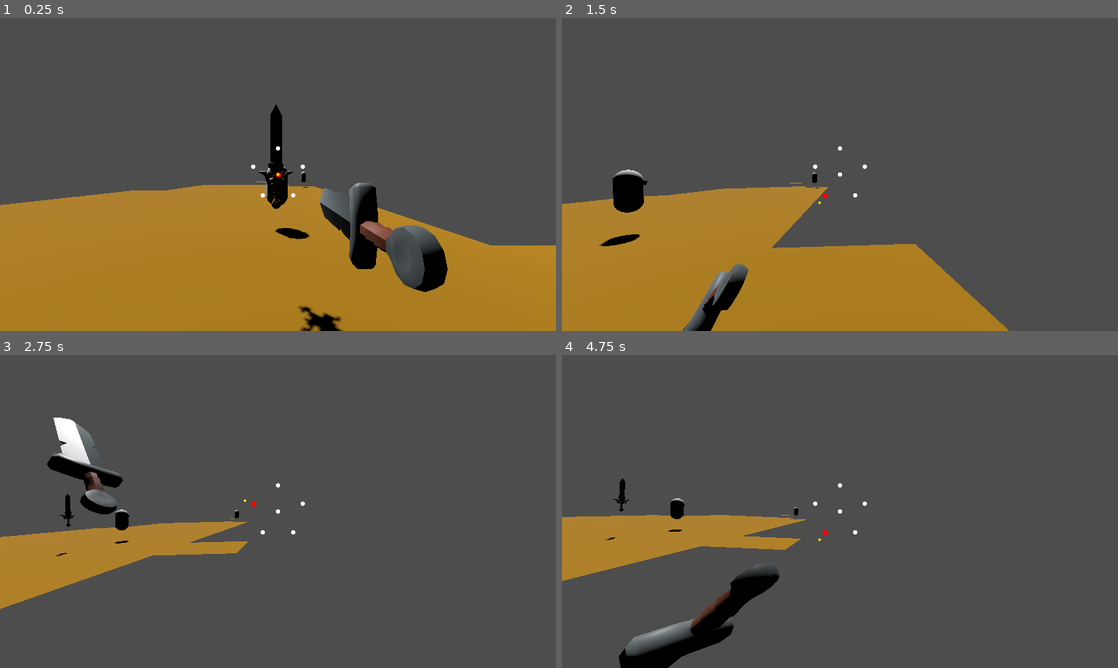
Above: before the commit, frames 1-4 (two rows, left to right).
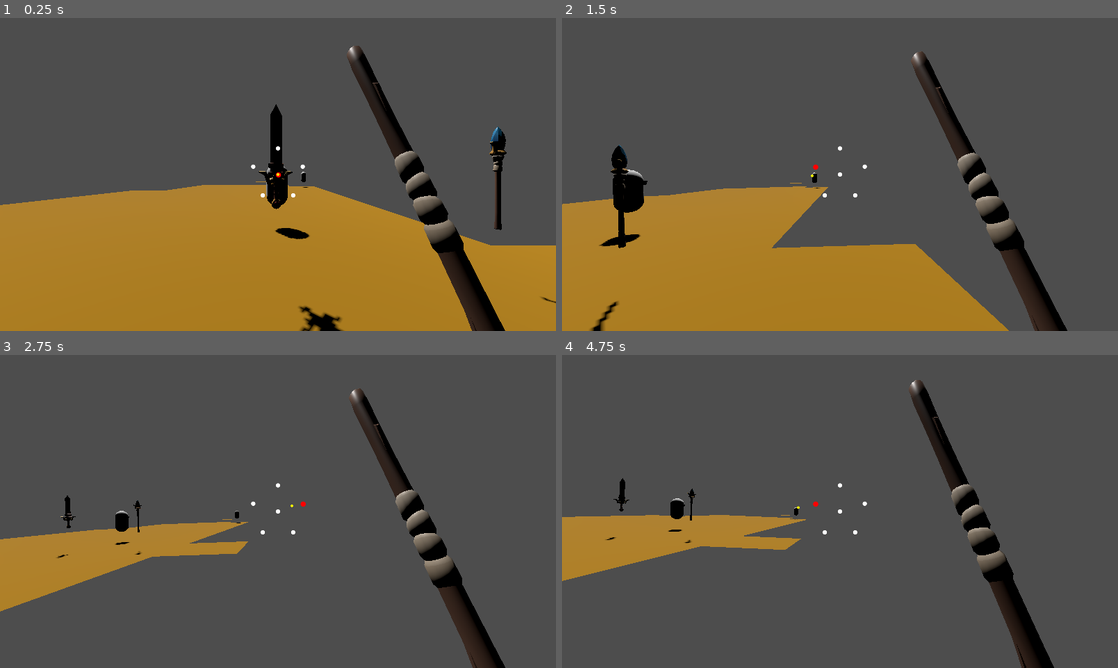
Above: after the commit, the same moments.

Repository: MendelDdS/pdc-godot
Game: Godot game, scene res://scenes/main.tscn
Same seed, same stepped clock (60 frames per second), same inputs: the game is played once before the commit and once after it.
Inputs (mouse positions are in pixels of both pictures, inside the frame that each line leads up to):
- Up to frame 1 (0.25 s): no input
- Up to frame 2 (1.5 s): move the mouse to (867, 174) at 0.52 s; hold D (Right strafe) 0.53-1.28 s; click (867, 174) at 0.6 s; move the mouse to (812, 174) at 1.27 s; hold Down (Back) from 1.28 s (still down); tap Up (Foward) at 1.35 s
- Up to frame 3 (2.75 s): click (250, 511) at 1.55 s; move the mouse to (289, 505) at 2.02 s; release Down (Back) at 2.03 s; hold D (Right strafe) from 2.03 s (still down); click (289, 505) at 2.1 s
- Up to frame 4 (4.75 s): move the mouse to (834, 517) at 2.77 s; right-click (834, 517) at 2.85 s; click (834, 517) at 3.05 s; move the mouse to (878, 514) at 3.52 s; release D (Right strafe) at 3.53 s; hold A (Left strafe) from 3.53 s (still down); click (878, 514) at 3.6 s; move the mouse to (795, 508) at 4.27 s; tap Up (Foward) at 4.35 s; click (795, 508) at 4.55 s

The runs differ from the first frame. In frame 1, 8.1% of the frame differs, in the area x 57-100%, y 8-100%; in frame 2, 5.3%; in frame 3, 6.0%; in frame 4, 6.6%.

Commit message:
feat(#0000): implement staff usage

Diff:
--- /dev/null
+++ b/scenes/actors/items/weapons/quality_staff.tscn
@@ -0,0 +1,13 @@
+[gd_scene format=3 uid="uid://gcfvcdxcjmu8"]
+
+[ext_resource type="PackedScene" uid="uid://bjruuv55yataa" path="res://assets/weapons/quality_staff.gltf" id="1_lslqd"]
+[ext_resource type="Script" uid="uid://csb17m6npbl6g" path="res://scenes/actors/items/weapons/sword_params.gd" id="2_staff_params"]
+
+[node name="quality_staff" unique_id=1304813432 instance=ExtResource("1_lslqd")]
+script = ExtResource("2_staff_params")
+weapon_name = "Quality Staff"
+weapon_kind = "Staff"
+attack_damage_range = Vector2i(4, 7)
+critical_attack_damage_range = Vector2i(10, 15)
+texture_path = ""
+is_pickup = true
--- a/scenes/actors/items/weapons/quality_sword.tscn
+++ b/scenes/actors/items/weapons/quality_sword.tscn
@@ -6,6 +6,7 @@
 [node name="QualitySword" type="Node3D" unique_id=1550525600]
 script = ExtResource("1_8u7mh")
 weapon_name = "Quality Sword"
+weapon_kind = "Sword"
 attack_damage_range = Vector2i(4, 7)
 critical_attack_damage_range = Vector2i(10, 15)
 texture_path = ""
--- /dev/null
+++ b/scenes/actors/items/weapons/simple_staff.tscn
@@ -0,0 +1,12 @@
+[gd_scene format=3 uid="uid://ciofb6tsj0kku"]
+
+[ext_resource type="PackedScene" uid="uid://366uxy1d68o3" path="res://assets/weapons/simple_staff.gltf" id="1_rlbs4"]
+[ext_resource type="Script" uid="uid://csb17m6npbl6g" path="res://scenes/actors/items/weapons/sword_params.gd" id="2_staff_params"]
+
+[node name="SimpleStaff" unique_id=1746945806 instance=ExtResource("1_rlbs4")]
+script = ExtResource("2_staff_params")
+weapon_name = "Simple Staff"
+weapon_kind = "Staff"
+attack_damage_range = Vector2i(2, 5)
+critical_attack_damage_range = Vector2i(6, 10)
+texture_path = ""
--- a/scenes/actors/items/weapons/simple_sword.tscn
+++ b/scenes/actors/items/weapons/simple_sword.tscn
@@ -6,6 +6,7 @@
 [node name="SimpleSword" type="Node3D" unique_id=1100445161]
 script = ExtResource("2_6n2of")
 weapon_name = "Simple Sword"
+weapon_kind = "Sword"
 attack_damage_range = Vector2i(2, 5)
 critical_attack_damage_range = Vector2i(6, 10)
 
--- a/scenes/actors/items/weapons/sword_params.gd
+++ b/scenes/actors/items/weapons/sword_params.gd
@@ -2,8 +2,10 @@
 class_name Weapon
 
 @export var weapon_name: String = "Simple Sword"
+@export_enum("Sword", "Staff") var weapon_kind: String = "Sword"
 @export var attack_damage_range: Vector2i = Vector2i(2, 5)
 @export var critical_attack_damage_range: Vector2i = Vector2i(6, 10)
+@export var magic_range: float = 18.0
 @export var texture_path: String = "res://assets/weapons/knight_texture.png"
 @export var is_pickup: bool = false
 @export var pickup_float_height: float = 1.0
@@ -60,6 +62,15 @@
 func roll_critical_attack_damage() -> int:
 	return randi_range(critical_attack_damage_range.x, critical_attack_damage_range.y)
 
+func get_magic_range() -> float:
+	return magic_range
+
+func is_sword() -> bool:
+	return weapon_kind == "Sword"
+
+func is_staff() -> bool:
+	return weapon_kind == "Staff"
+
 func _find_first_mesh_instance(node: Node) -> MeshInstance3D:
 	if node is MeshInstance3D:
 		return node as MeshInstance3D
--- a/scenes/actors/player/player.gd
+++ b/scenes/actors/player/player.gd
@@ -2,6 +2,10 @@
 
 extends CharacterBody3D
 class_name Player
+
+enum PlayerClass { WARRIOR, MAGE }
+
+@export var player_class: PlayerClass = PlayerClass.MAGE
 
 const MOVE_DURATION: float = 0.35
 const ROTATE_DURATION: float = 0.3
@@ -20,8 +24,16 @@
 const DEFAULT_CRITICAL_ATTACK_DAMAGE: int = 60
 const DEFENSE_READY_DISTANCE: float = 0.04
 const DEFENSE_READY_ROT_DOT: float = 0.995
+const MAGIC_SEQUENCE_MAX_AGE: float = 1.4
+const MAGIC_CRITICAL_MAX_TIME: float = 0.85
+const MAGIC_SPELL_PATTERNS: Array[Array] = [
+	[5, 1, 2],
+	[1, 2, 3],
+	[4, 0, 3]
+]
 
 const SIMPLE_SWORD_SCENE = preload("res://scenes/actors/items/weapons/simple_sword.tscn")
+const SIMPLE_STAFF_SCENE = preload("res://scenes/actors/items/weapons/simple_staff.tscn")
 const STANCES = {
 	0: {"pos": Vector3(0.5, -0.3, -1), "rot": Vector3(0, -90, 90)},    # CENTER (Meio)
 	1: {"pos": Vector3(0, 0.7, -1), "rot": Vector3(0, -90, 0)},     # TOP (Cima)
@@ -31,6 +43,8 @@
 	5: {"pos": Vector3(-1, 0.5, -1), "rot": Vector3(45, -90, 0)}     # TOP_LEFT (Cima-Esquerda)
 }
 const DEFENSE_STANCE = {"pos": Vector3(0.5, 0.3, -0.8), "rot": Vector3(180, 0, 45)}
+const STAFF_IDLE_STANCE = {"pos": Vector3(0.72, -0.12, -1.0), "rot": Vector3(10, -90, 25)}
+const STAFF_DRAW_DISTANCE: float = 0.18
 
 @onready var health_component: HealthComponent = $HealthComponent
 @onready var camera_pivot: Node3D = $CameraPivot
@@ -62,6 +76,10 @@
 var defense_pose_ready: bool = false
 var critical_attack_until_msec: int = -100000
 var active_attack_is_critical: bool = false
+var queued_magic_is_critical: bool = false
+var magic_drawing: bool = false
+var magic_sequence: Array[int] = []
+var magic_sequence_times: Array[int] = []
 var can_attack: bool = true
 var stance_transitioning: bool = false
 var stance_from_index: int = 0
@@ -88,7 +106,7 @@
 
 	combat_ui.direction_changed.connect(_on_combat_direction_changed)
 
-	equip_weapon(SIMPLE_SWORD_SCENE, false, global_position)
+	equip_weapon(_get_starting_weapon_scene(), false, global_position)
 	melee_ray.add_exception(self)
 
 func _process(delta: float) -> void:
@@ -115,7 +133,12 @@
 	if not is_defending:
 		defense_pose_ready = false
 
-	if Input.is_action_just_pressed("Item Action") and can_attack and not is_defending:
+	if _is_using_staff():
+		if Input.is_action_just_pressed("Item Action") and can_attack and not is_defending:
+			_start_magic_draw()
+		elif Input.is_action_just_released("Item Action") and magic_drawing:
+			_finish_magic_draw()
+	elif Input.is_action_just_pressed("Item Action") and can_attack and not is_defending:
 		perform_attack()
 
 func is_blocking() -> bool:
@@ -140,6 +163,127 @@
 
 	critical_attack_until_msec = -100000
 	return true
+
+func _get_starting_weapon_scene() -> PackedScene:
+	return SIMPLE_STAFF_SCENE if player_class == PlayerClass.MAGE else SIMPLE_SWORD_SCENE
+
+func _is_using_staff() -> bool:
+	return current_weapon != null and current_weapon.has_method("is_staff") and current_weapon.is_staff()
+
+func _is_using_sword() -> bool:
+	return current_weapon == null or not _is_using_staff()
+
+func _start_magic_draw() -> void:
+	if is_attacking or not can_attack:
+		return
+
+	magic_drawing = true
+	magic_sequence.clear()
+	magic_sequence_times.clear()
+	_record_magic_direction(combat_ui.current_direction)
+
+func _finish_magic_draw() -> void:
+	magic_drawing = false
+	if magic_sequence.is_empty():
+		combat_ui.clear_magic_trace()
+		return
+
+	var now := Time.get_ticks_msec()
+	_prune_magic_sequence(now)
+	var valid_cast := _matches_magic_spell_pattern()
+	queued_magic_is_critical = valid_cast and _magic_sequence_duration() <= MAGIC_CRITICAL_MAX_TIME
+	magic_sequence.clear()
+	magic_sequence_times.clear()
+	combat_ui.clear_magic_trace()
+
+	if not valid_cast:
+		_play_magic_fizzle_feedback()
+		return
+
+	perform_attack()
+
+func _record_magic_direction(dir_index: int) -> void:
+	if not _is_using_staff() or not magic_drawing or is_attacking:
+		return
+
+	var now := Time.get_ticks_msec()
+	_prune_magic_sequence(now)
+	if magic_sequence.size() > 0 and magic_sequence[-1] == dir_index:
+		return
+
+	magic_sequence.append(dir_index)
+	magic_sequence_times.append(now)
+	if magic_sequence.size() > 4:
+		magic_sequence.pop_front()
+		magic_sequence_times.pop_front()
+
+	combat_ui.set_magic_trace(magic_sequence)
+	_play_staff_draw_motion(dir_index)
+
+func _play_staff_draw_motion(dir_index: int) -> void:
+	var direction := _magic_direction_offset(dir_index)
+	var target_pos: Vector3 = STAFF_IDLE_STANCE["pos"] + Vector3(direction.x, direction.y, 0.0) * STAFF_DRAW_DISTANCE
+	var target_quat := _degrees_to_quat(STAFF_IDLE_STANCE["rot"]) * _local_quat(Vector3(-direction.y * 6.0, 0.0, direction.x * 8.0))
+
+	var tween := create_tween().set_parallel(true)
+	tween.set_trans(Tween.TRANS_SINE).set_ease(Tween.EASE_OUT)
+	tween.tween_property(weapon_pivot, "position", target_pos, 0.08)
+	tween.tween_property(weapon_pivot, "quaternion", target_quat, 0.08)
+
+func _magic_direction_offset(dir_index: int) -> Vector2:
+	match dir_index:
+		1:
+			return Vector2(0.0, 1.0)
+		2:
+			return Vector2(0.85, 0.55)
+		3:
+			return Vector2(0.85, -0.55)
+		4:
+			return Vector2(-0.85, -0.55)
+		5:
+			return Vector2(-0.85, 0.55)
+		_:
+			return Vector2.ZERO
+
+func _consume_magic_critical_cast() -> bool:
+	var now := Time.get_ticks_msec()
+	_prune_magic_sequence(now)
+	var is_critical := _matches_magic_spell_pattern() and _magic_sequence_duration() <= MAGIC_CRITICAL_MAX_TIME
+	magic_sequence.clear()
+	magic_sequence_times.clear()
+	return is_critical
+
+func _prune_magic_sequence(now: int) -> void:
+	while magic_sequence_times.size() > 0:
+		var age := float(now - magic_sequence_times[0]) / 1000.0
+		if age <= MAGIC_SEQUENCE_MAX_AGE:
+			return
+
+		magic_sequence.pop_front()
+		magic_sequence_times.pop_front()
+
+func _matches_magic_spell_pattern() -> bool:
+	for pattern in MAGIC_SPELL_PATTERNS:
+		if magic_sequence.size() < pattern.size():
+			continue
+
+		var offset := magic_sequence.size() - pattern.size()
+		var matches := true
+		for i in pattern.size():
+			if magic_sequence[offset + i] != pattern[i]:
+				matches = false
+				break
+
+		if matches:
+			return true
+
+	return false
+
+func _magic_sequence_duration() -> float:
+	if magic_sequence_times.size() < 2:
+		return 999.0
+
+	return float(magic_sequence_times[-1] - magic_sequence_times[0]) / 1000.0
 
 func play_block_impact_feedback() -> void:
 	var original_pos := weapon_pivot.position
@@ -190,12 +334,18 @@
 
 	var base_target_pos := target_stance_pos
 	var base_target_quat := _degrees_to_quat(target_stance_rot)
+	if _is_using_staff():
+		base_target_pos = STAFF_IDLE_STANCE["pos"]
+		base_target_quat = _degrees_to_quat(STAFF_IDLE_STANCE["rot"])
 
 	if is_defending:
 		base_target_pos = DEFENSE_STANCE["pos"]
 		base_target_quat = _degrees_to_quat(DEFENSE_STANCE["rot"])
 		if stance_transitioning:
 			stance_transitioning = false
+
+	if _is_using_staff():
+		stance_transitioning = false
 
 	if stance_transitioning:
 		var is_arc := _is_bottom_cross_transition(stance_from_index, stance_to_index) and not is_defending
@@ -243,23 +393,29 @@
 
 	is_attacking = true
 	can_attack = false
-	active_attack_is_critical = _consume_critical_attack_window()
+	active_attack_is_critical = _consume_critical_attack_window() or (queued_magic_is_critical if _is_using_staff() else false)
+	queued_magic_is_critical = false
 	combat_ui.is_locked = true
 	melee_ray.enabled = true
 
 	var attack_from_stance := current_stance_index
-	var next_stance := _get_next_stance_after_attack(attack_from_stance)
+	var next_stance := attack_from_stance if _is_using_staff() else _get_next_stance_after_attack(attack_from_stance)
 	combat_ui.set_direction(next_stance)
 
 	var original_pos: Vector3 = STANCES[attack_from_stance]["pos"]
 	var original_quat: Quaternion = _degrees_to_quat(STANCES[attack_from_stance]["rot"])
 	var final_pos: Vector3 = STANCES[next_stance]["pos"]
 	var final_quat: Quaternion = _degrees_to_quat(STANCES[next_stance]["rot"])
+	if _is_using_staff():
+		original_pos = STAFF_IDLE_STANCE["pos"]
+		original_quat = _degrees_to_quat(STAFF_IDLE_STANCE["rot"])
+		final_pos = original_pos
+		final_quat = original_quat
 
 	weapon_pivot.position = original_pos
 	weapon_pivot.quaternion = original_quat
 
-	var pose := _build_attack_pose(attack_from_stance, original_pos, original_quat)
+	var pose := _build_staff_cast_pose(attack_from_stance, original_pos, original_quat) if _is_using_staff() else _build_attack_pose(attack_from_stance, original_pos, original_quat)
 	var windup_pos: Vector3 = pose["windup_pos"]
 	var windup_quat: Quaternion = pose["windup_quat"]
 	var attack_pos: Vector3 = pose["attack_pos"]
@@ -279,10 +435,12 @@
 			camera_kick_dir = Vector3(0.0, -1.0, 0.5)
 		0:
 			camera_kick_dir = Vector3(0.8, 0.0, 0.0)
+	if _is_using_staff():
+		camera_kick_dir *= 0.7
 
 	var is_thrust := attack_from_stance == 0
 	var max_allowed_pullback_z := original_pos.z + 0.08
-	var min_required_lunge_z := original_pos.z - (2.5 if is_thrust else 0.35)
+	var min_required_lunge_z := original_pos.z - (1.45 if _is_using_staff() else (2.5 if is_thrust else 0.35))
 	windup_pos.z = min(windup_pos.z, max_allowed_pullback_z)
 	attack_pos.z = min(attack_pos.z, min_required_lunge_z)
 	if active_attack_is_critical:
@@ -356,6 +514,14 @@
 				"attack_quat": original_quat
 			}
 
+func _build_staff_cast_pose(from_stance: int, original_pos: Vector3, original_quat: Quaternion) -> Dictionary:
+	return {
+		"windup_pos": original_pos + Vector3(0.0, 0.04, 0.12),
+		"windup_quat": original_quat * _local_quat(Vector3(-6.0, 0.0, 0.0)),
+		"attack_pos": original_pos + Vector3(0.0, 0.02, -1.45),
+		"attack_quat": original_quat * _local_quat(Vector3(14.0, 0.0, 0.0))
+	}
+
 func _local_quat(rot_degrees: Vector3) -> Quaternion:
 	return Quaternion.from_euler(Vector3(
 		deg_to_rad(rot_degrees.x),
@@ -384,7 +550,10 @@
 	_apply_camera_feedback(camera_kick_dir)
 	if active_attack_is_critical:
 		_play_critical_attack_feedback()
-	_check_hit()
+	if _is_using_staff():
+		_check_magic_hit()
+	else:
+		_check_hit()
 
 func _on_attack_animation_finished_event(next_stance: int, final_pos: Vector3, final_rot: Vector3) -> void:
 	is_attacking = false
@@ -433,6 +602,37 @@
 				hit_owner.on_hit_by_player(self)
 			health.take_damage(_get_current_attack_damage())
 
+func _check_magic_hit() -> void:
+	var start := camera.global_position
+	var end := start + (-camera.global_transform.basis.z.normalized() * _get_current_magic_range())
+	var query := PhysicsRayQueryParameters3D.create(start, end, 2)
+	query.exclude = [self]
+
+	var hit := get_world_3d().direct_space_state.intersect_ray(query)
+	var hit_pos: Vector3 = hit.get("position", end)
+	_spawn_magic_projectile(hit_pos, active_attack_is_critical)
+	if hit.is_empty():
+		return
+
+	var target = hit.get("collider")
+	var health = target.get_node_or_null("HealthComponent")
+	if not health and target.get_parent():
+		health = target.get_parent().get_node_or_null("HealthComponent")
+
+	if health:
+		var hit_owner = health.get_parent()
+		if active_attack_is_critical and hit_owner and hit_owner.has_method("on_critical_hit_by_player"):
+			hit_owner.on_critical_hit_by_player(self)
+		elif hit_owner and hit_owner.has_method("on_hit_by_player"):
+			hit_owner.on_hit_by_player(self)
+		health.take_damage(_get_current_attack_damage())
+
+func _get_current_magic_range() -> float:
+	if current_weapon != null and current_weapon.has_method("get_magic_range"):
+		return current_weapon.get_magic_range()
+
+	return 18.0
+
 func _get_current_attack_damage() -> int:
 	if current_weapon == null:
 		return DEFAULT_CRITICAL_ATTACK_DAMAGE if active_attack_is_critical else DEFAULT_ATTACK_DAMAGE
@@ -446,20 +646,34 @@
 	return DEFAULT_CRITICAL_ATTACK_DAMAGE if active_attack_is_critical else DEFAULT_ATTACK_DAMAGE
 
 func equip_weapon(weapon_scene: PackedScene, drop_current: bool, drop_position: Vector3) -> void:
+	var next_weapon := weapon_scene.instantiate()
+	if not _can_equip_weapon(next_weapon):
+		next_weapon.queue_free()
+		return
+
 	if drop_current and current_weapon_scene != null:
 		_drop_current_weapon(drop_position)
 
 	if current_weapon:
 		current_weapon.queue_free()
 
-	current_weapon = weapon_scene.instantiate()
+	current_weapon = next_weapon
 	current_weapon_scene = weapon_scene
 	if current_weapon.has_method("set_pickup_enabled"):
 		current_weapon.set_pickup_enabled(false)
 	weapon_pivot.add_child(current_weapon)
 	current_weapon.position = Vector3.ZERO
 	current_weapon.rotation = Vector3.ZERO
+	magic_drawing = false
+	magic_sequence.clear()
+	magic_sequence_times.clear()
 	_on_combat_direction_changed(0)
+
+func _can_equip_weapon(weapon: Node) -> bool:
+	if player_class == PlayerClass.WARRIOR:
+		return weapon.has_method("is_sword") and weapon.is_sword()
+
+	return weapon.has_method("is_staff") and weapon.is_staff()
 
 func _drop_current_weapon(drop_position: Vector3) -> void:
 	var dropped_weapon := current_weapon_scene.instantiate()
@@ -479,6 +693,10 @@
 
 func _on_combat_direction_changed(dir_index: int) -> void:
 	if is_attacking or combat_ui.is_locked:
+		return
+
+	_record_magic_direction(dir_index)
+	if _is_using_staff():
 		return
 
 	stance_from_index = current_stance_index
@@ -566,9 +784,19 @@
 			continue
 
 		var weapon_scene: PackedScene = pickup.get_weapon_scene()
-		pickup.queue_free()
-		equip_weapon(weapon_scene, true, drop_position)
-		return
+		if _try_equip_pickup_weapon(weapon_scene, pickup, drop_position):
+			return
+
+func _try_equip_pickup_weapon(weapon_scene: PackedScene, pickup: Node, drop_position: Vector3) -> bool:
+	var test_weapon := weapon_scene.instantiate()
+	var can_equip := _can_equip_weapon(test_weapon)
+	test_weapon.queue_free()
+	if not can_equip:
+		return false
+
+	pickup.queue_free()
+	equip_weapon(weapon_scene, true, drop_position)
+	return true
 
 func _has_enemy_on_tile(target_pos: Vector3) -> bool:
 	var target_cell := _world_to_cell(target_pos)
@@ -659,3 +887,45 @@
 	tween.tween_property(camera, "rotation_degrees", original_rot + Vector3(-2.4, 1.6, -1.6), 0.03)
 	tween.tween_property(camera, "rotation_degrees", original_rot, 0.13).set_trans(Tween.TRANS_SINE).set_ease(Tween.EASE_OUT)
 	tween.parallel().tween_property(camera, "fov", original_fov, 0.13).set_trans(Tween.TRANS_SINE).set_ease(Tween.EASE_OUT)
+
+func _spawn_magic_projectile(target_pos: Vector3, critical: bool) -> void:
+	var projectile := MeshInstance3D.new()
+	var mesh := SphereMesh.new()
+	mesh.radius = 0.08 if not critical else 0.13
+	mesh.height = mesh.radius * 2.0
+	projectile.mesh = mesh
+
+	var material := StandardMaterial3D.new()
+	material.albedo_color = Color(0.25, 0.75, 1.0, 1.0) if not critical else Color(1.0, 0.85, 0.25, 1.0)
+	material.emission_enabled = true
+	material.emission = material.albedo_color
+	material.emission_energy_multiplier = 2.5 if not critical else 5.0
+	projectile.material_override = material
+
+	get_tree().current_scene.add_child(projectile)
+	projectile.global_position = weapon_pivot.global_position
+
+	var tween := create_tween()
+	tween.tween_property(projectile, "global_position", target_pos, 0.16 if not critical else 0.1)
+	tween.tween_property(projectile, "scale", Vector3.ZERO, 0.08)
+	tween.tween_callback(projectile.queue_free)
+
+func _play_magic_fizzle_feedback() -> void:
+	var fizzle := MeshInstance3D.new()
+	var mesh := SphereMesh.new()
+	mesh.radius = 0.12
+	mesh.height = 0.24
+	fizzle.mesh = mesh
+
+	var material := StandardMaterial3D.new()
+	material.albedo_color = Color(0.45, 0.45, 0.5, 0.75)
+	material.transparency = BaseMaterial3D.TRANSPARENCY_ALPHA
+	fizzle.material_override = material
+
+	get_tree().current_scene.add_child(fizzle)
+	fizzle.global_position = weapon_pivot.global_position + (-camera.global_transform.basis.z.normalized() * 0.5)
+
+	var tween := create_tween()
+	tween.tween_property(fizzle, "scale", Vector3(2.0, 2.0, 2.0), 0.18)
+	tween.parallel().tween_property(material, "albedo_color", Color(0.45, 0.45, 0.5, 0.0), 0.18)
+	tween.tween_callback(fizzle.queue_free)
--- a/scenes/levels/dungeon_entrance.tscn
+++ b/scenes/levels/dungeon_entrance.tscn
@@ -4,6 +4,7 @@
 [ext_resource type="MeshLibrary" uid="uid://b5arnqnvud01h" path="res://scenes/actors/evironment/tiles_lib.tres" id="2_5c8o1"]
 [ext_resource type="PackedScene" uid="uid://bqf3g8sdhojh0" path="res://scenes/actors/enemies/enemy.tscn" id="3_enemy"]
 [ext_resource type="PackedScene" uid="uid://8j4y8buyrtbp" path="res://scenes/actors/items/weapons/quality_sword.tscn" id="4_quality_sword"]
+[ext_resource type="PackedScene" uid="uid://gcfvcdxcjmu8" path="res://scenes/actors/items/weapons/quality_staff.tscn" id="5_quality_staff"]
 
 [node name="DungeonEntrance" type="Node3D" unique_id=179366886]
 script = ExtResource("1_32fru")
@@ -30,3 +31,6 @@
 
 [node name="QualitySwordPickup" parent="." instance=ExtResource("4_quality_sword")]
 transform = Transform3D(1, 0, 0, 0, 1, 0, 0, 0, 1, 12.5, 2, 52.5)
+
+[node name="QualityStaffPickup" parent="." instance=ExtResource("5_quality_staff")]
+transform = Transform3D(1, 0, 0, 0, 1, 0, 0, 0, 1, 17.5, 2, 52.5)
--- a/scenes/ui/combat_ui.gd
+++ b/scenes/ui/combat_ui.gd
@@ -20,9 +20,38 @@
 var max_distance: float = 100.0
 var mouse_sensitivity: float = 1 # Ajuste este valor para diminuir a sensibilidade
 var is_locked: bool = false
+var magic_trace: Array[int] = []
 
 func _ready() -> void:
 	update_visuals()
+
+func _draw() -> void:
+	if magic_trace.size() < 2:
+		return
+
+	for i in range(magic_trace.size() - 1):
+		draw_line(
+			_get_point_center(magic_trace[i]),
+			_get_point_center(magic_trace[i + 1]),
+			Color(0.35, 0.75, 1.0, 0.95),
+			4.0,
+			true
+		)
+
+func set_magic_trace(trace: Array[int]) -> void:
+	magic_trace = trace.duplicate()
+	queue_redraw()
+
+func clear_magic_trace() -> void:
+	magic_trace.clear()
+	queue_redraw()
+
+func _get_point_center(dir: int) -> Vector2:
+	var point = points.get(dir)
+	if point == null:
+		return Vector2.ZERO
+
+	return point.position + point.size * 0.5
 
 func handle_mouse_movement(relative_mouse: Vector2) -> void:
 	if is_locked:
Not shown, added: assets/weapons/quality_staff.gltf
Not shown, added: assets/weapons/quality_staff.gltf.import
Not shown, added: assets/weapons/simple_staff.gltf
Not shown, added: assets/weapons/simple_staff.gltf.import
Binary file added: assets/weapons/staff_A.bin
Binary file added: assets/weapons/staff_B.bin
Binary file added: assets/weapons/weapons_bits_texture.png
Not shown, added: assets/weapons/weapons_bits_texture.png.import
